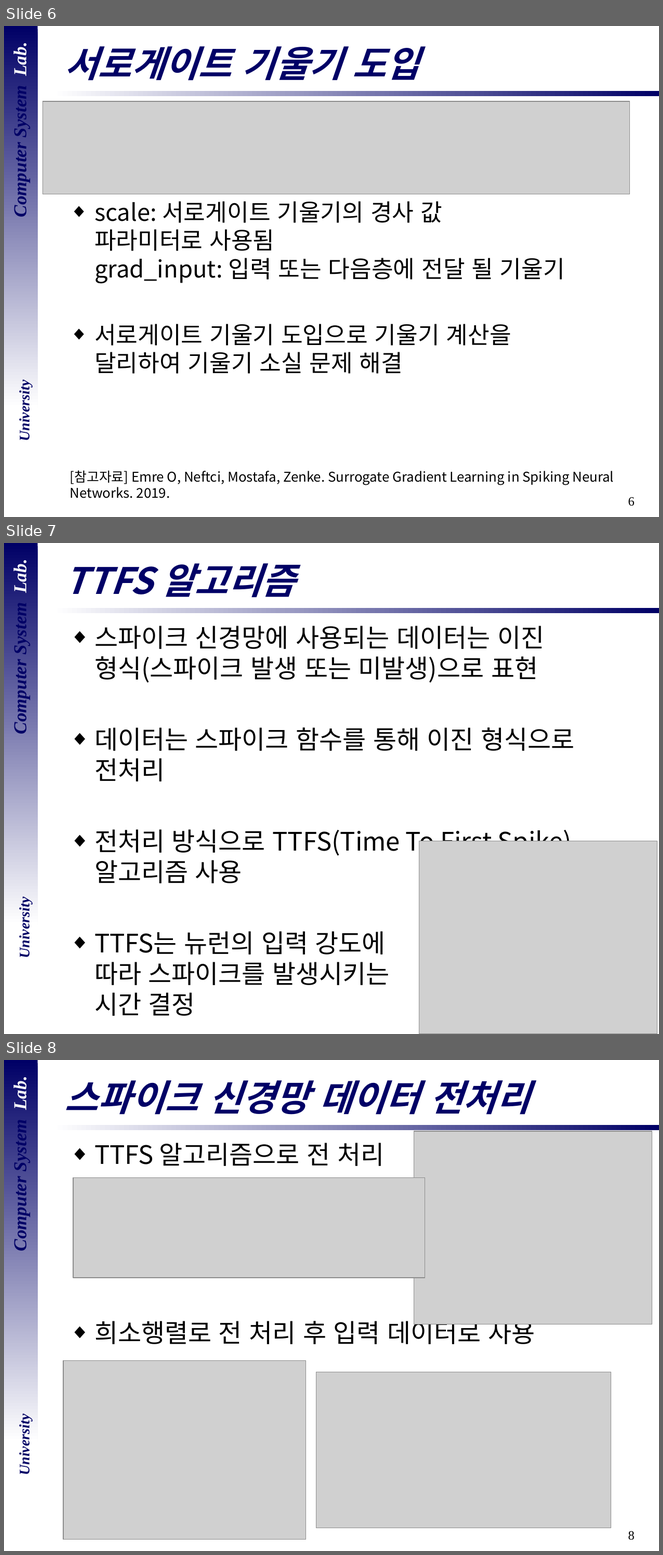
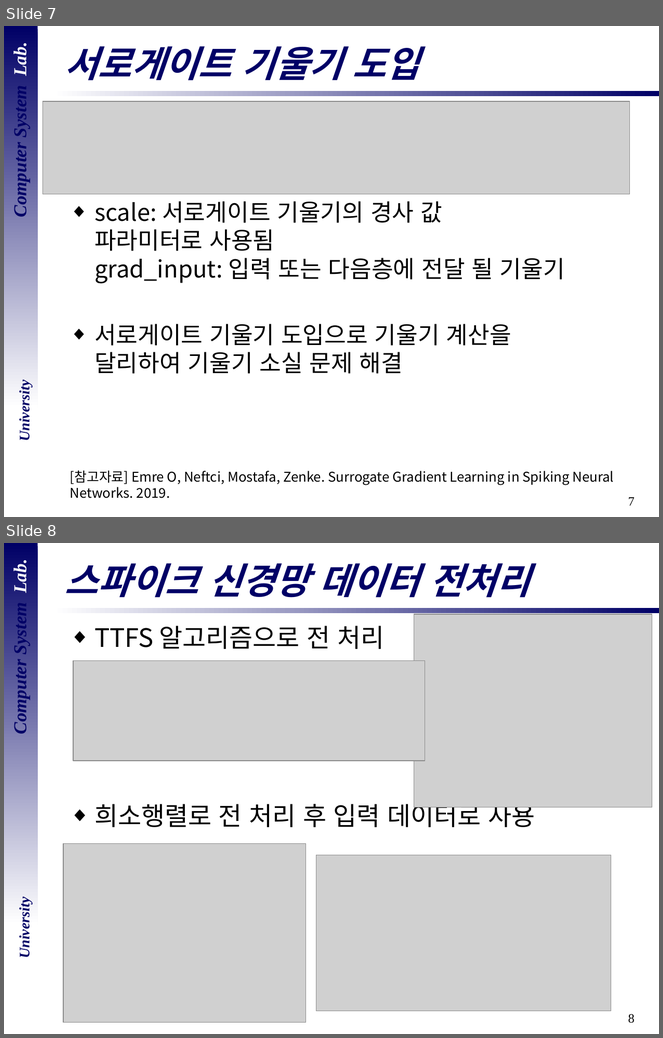
Before and after one commit to DevelopLee20/SNN, a slide deck: cs semina/졸업 논문 심사.pptx. Shown one above the other, each under a label of ours: slides 6, 7 and 8 before the commit, slides 7 and 8 after it. The pictures are 663x1555 and 663x1038 pixels, drawn with LibreOffice and Linux fonts; fonts in the diff are those of the drawing; grey boxes stand for pictures; background and template pictures are left out. Boxes give left, top, right and bottom in pixels: in the first picture for what was removed or moved away, otherwise in the second. Text is boxed around its words. In the diff, an @@ line names an element or a change of style, - is before the commit and + after.

```diff
--- a/cs semina/졸업 논문 심사.pptx
+++ b/cs semina/졸업 논문 심사.pptx
@@ slide 7 removed at [4,543,659,1034], background #FFFFFF; not listed: 5 template elements that a slide beside it also shows @@
@@ title removed at [65,563,295,598] @@
-TTFS 알고리즘
@@ text removed at [94,626,575,986] @@
-◆ 스파이크 신경망에 사용되는 데이터는 이진
-  형식(스파이크 발생 또는 미발생)으로 표현
-◆ 데이터는 스파이크 함수를 통해 이진 형식으로 전처리
-◆ 전처리 방식으로 TTFS(Time To First Spike)
-  알고리즘 사용
-◆ TTFS는 뉴런의 입력 강도에
-  따라 스파이크를 발생시키는
-  시간 결정
@@ picture removed at [419,841,657,1034] @@
@@ what was slide 6 is now slide 7 @@
@@ page number at [629,498,635,506]: text changed @@
-6
+7
```
Also in this commit, not shown: 5 slides changed, 2 slides added, 1 other slide removed.
